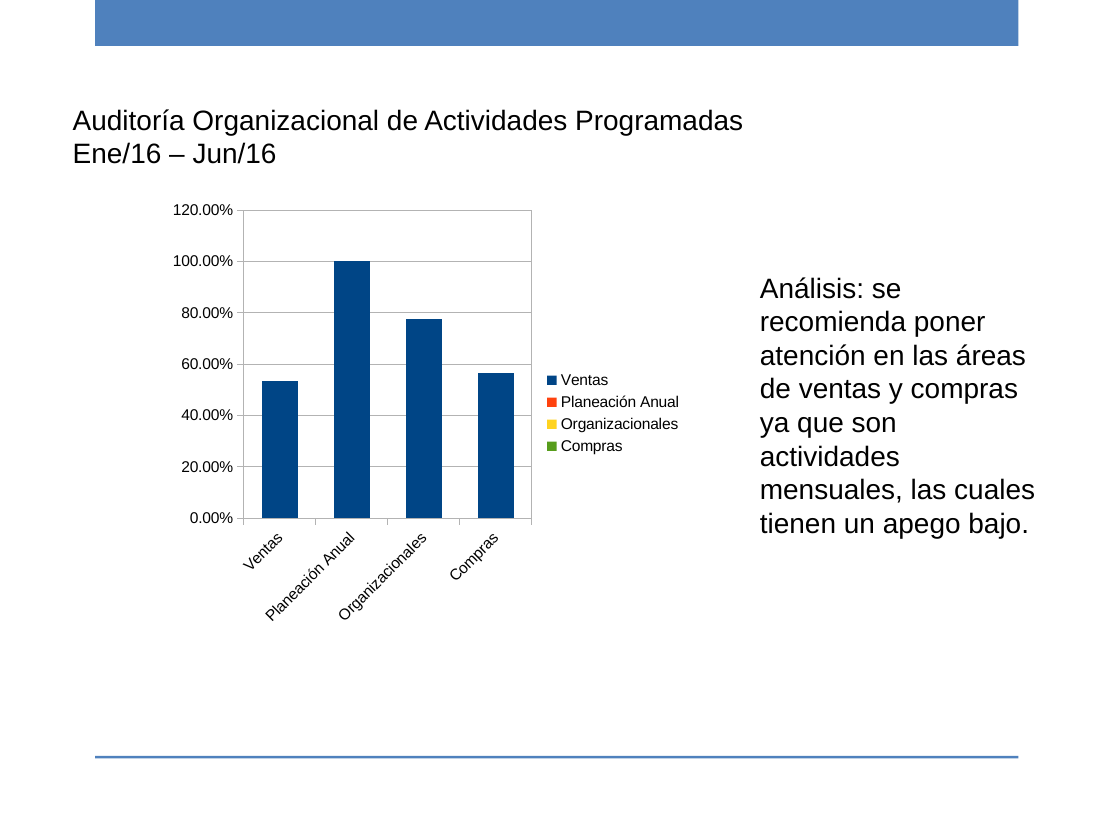
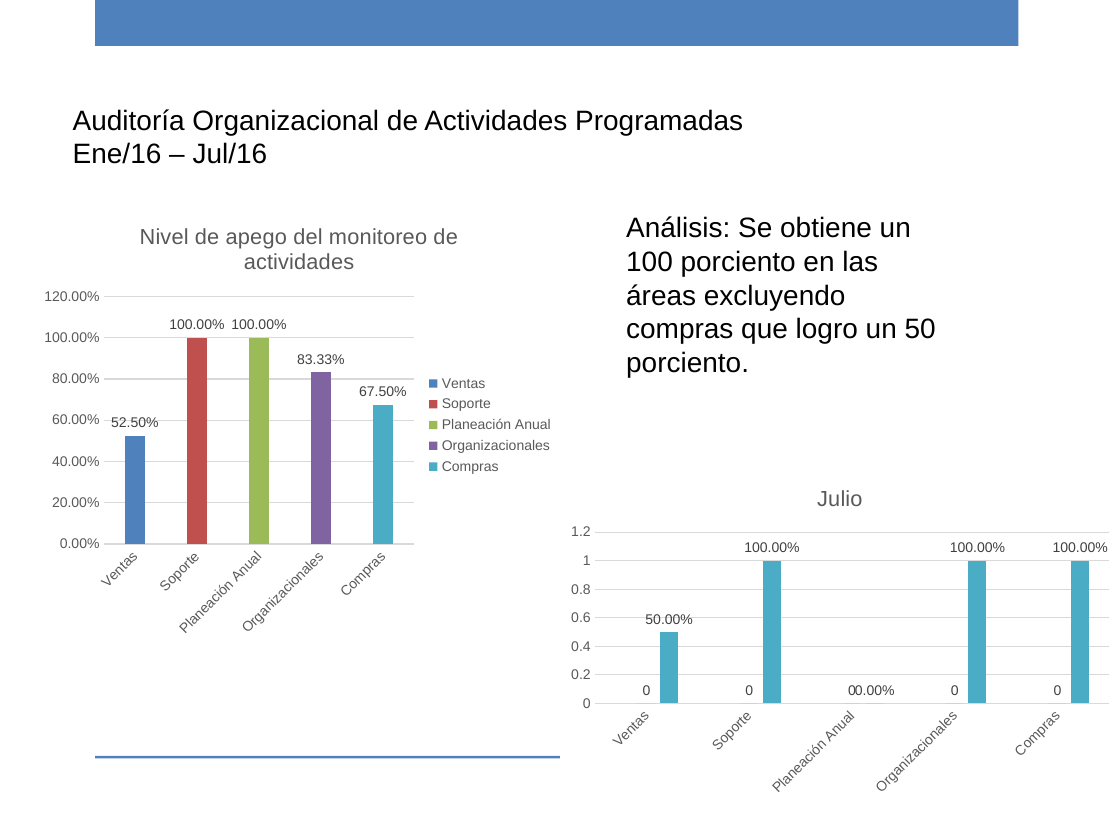
Before and after one commit to ricardo-novelasos/SOSQTP, a slide deck: slide 22 of Proyectos/2016/Métricas y monitoreo/Reporte_monitoreo_2016.pptx. Drawn at 1120x840 pixels with LibreOffice and Linux fonts; fonts in the diff are those of the drawing; background and template pictures are left out. Boxes give left, top, right and bottom in pixels: in the first picture for what was removed or moved away, otherwise in the second. Text is boxed around its words. In the diff, an @@ line names an element or a change of style, - is before the commit and + after.

Commit message:
Revision del mes de julio

```diff
--- a/Proyectos/2016/Métricas y monitoreo/Reporte_monitoreo_2016.pptx
+++ b/Proyectos/2016/Métricas y monitoreo/Reporte_monitoreo_2016.pptx
@@ text at <box>73,142,268,164</box>: text changed @@
-Ene/16 – Jun/16
+Ene/16 – Jul/16
@@ column chart at <box>34,204,564,645</box> @@
@@ title "Nivel de apego del monitoreo de actividades " added @@
-categories: Ventas, Planeación Anual, Organizacionales, Compras
+categories: Ventas, Soporte, Planeación Anual, Organizacionales, Compras
-: 0.53, 1, 0.78, 0.57
+Series 1: 0.525, 1, 1, 0.8333, 0.675
@@ data labels of Series 1 added @@
@@ legend changed @@
@@ category axis changed @@
@@ value axis changed @@
@@ bar spacing changed @@
@@ column chart: place and size @@
-column chart at <box>162,193,693,634</box>
+column chart at <box>34,204,564,645</box>
@@ text at <box>626,216,936,377</box>: text changed @@
-Análisis: se recomienda poner atención en las áreas de ventas y compras ya que son actividades mensuales, las cuales tienen un apego bajo.
+Análisis: Se obtiene un 100 porciento en las áreas excluyendo compras que logro un 50 porciento.
@@ column chart added at <box>560,467,1120,803</box> @@
+title "Julio "
+categories: Ventas, Soporte, Planeación Anual, Organizacionales, Compras
+Series 1: -, -, -, -, -
+Series 2: 0, 0, 0, 0, 0
+Series 3: 0.5, 1, 0, 1, 1
```
Also in this commit, not shown: 19 other slides changed, 3 other files.
